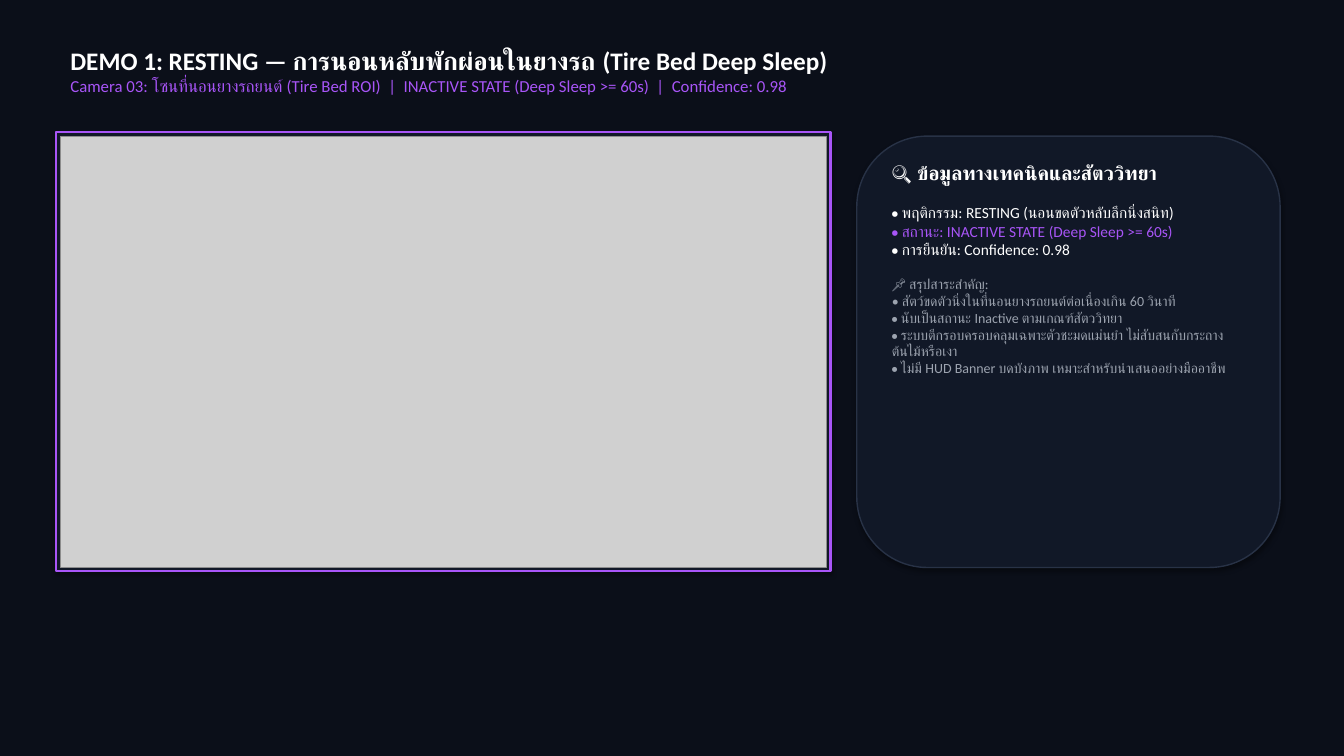
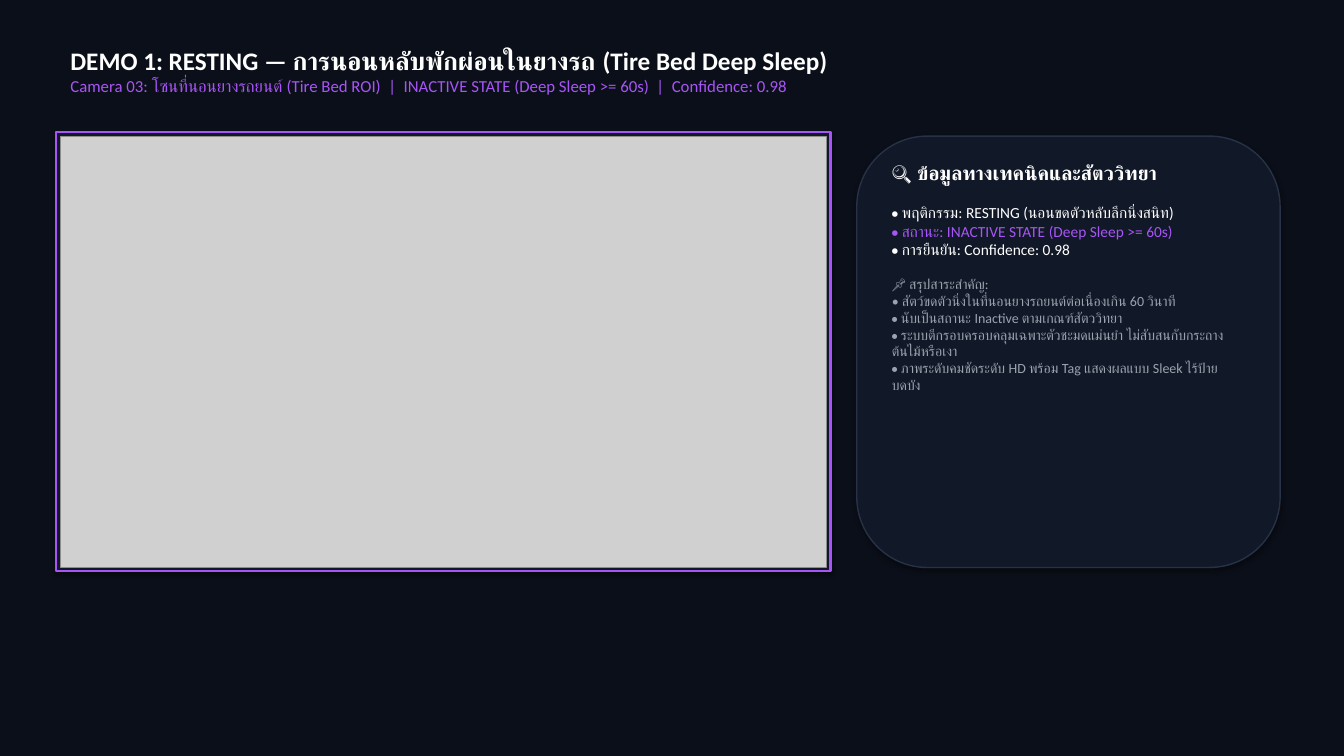
Before and after one commit to Kokokua/Project-CMZ, a slide deck: slide 11 of finish/Image_Processing_Presentation_Phase2_Final.pptx. Drawn at 1344x756 pixels with LibreOffice and Linux fonts; fonts in the diff are those of the drawing; grey boxes stand for pictures. Boxes give left, top, right and bottom in pixels: in the first picture for what was removed or moved away, otherwise in the second. Text is boxed around its words. In the diff, an @@ line names an element or a change of style, - is before the commit and + after.

```diff
--- a/finish/Image_Processing_Presentation_Phase2_Final.pptx
+++ b/finish/Image_Processing_Presentation_Phase2_Final.pptx
@@ text at box(892, 278, 1224, 390): text changed @@
-📌 สรุปสาระสำคัญ:
-• สัตว์ขดตัวนิ่งในที่นอนยางรถยนต์ต่อเนื่องเกิน 60 วินาที
-• นับเป็นสถานะ Inactive ตามเกณฑ์สัตววิทยา
-• ระบบตีกรอบครอบคลุมเฉพาะตัวชะมดแม่นยำ ไม่สับสนกับกระถางต้นไม้หรือเงา
-• ไม่มี HUD Banner บดบังภาพ เหมาะสำหรับนำเสนออย่างมืออาชีพ
+📌 สรุปสาระสำคัญ:
+• สัตว์ขดตัวนิ่งในที่นอนยางรถยนต์ต่อเนื่องเกิน 60 วินาที
+• นับเป็นสถานะ Inactive ตามเกณฑ์สัตววิทยา
+• ระบบตีกรอบครอบคลุมเฉพาะตัวชะมดแม่นยำ ไม่สับสนกับกระถางต้นไม้หรือเงา
+• ภาพระดับคมชัดระดับ HD พร้อม Tag แสดงผลแบบ Sleek ไร้ป้ายบดบัง
```
Also in this commit, not shown: 2 other slides changed, 1 slide removed, 4 other files.
